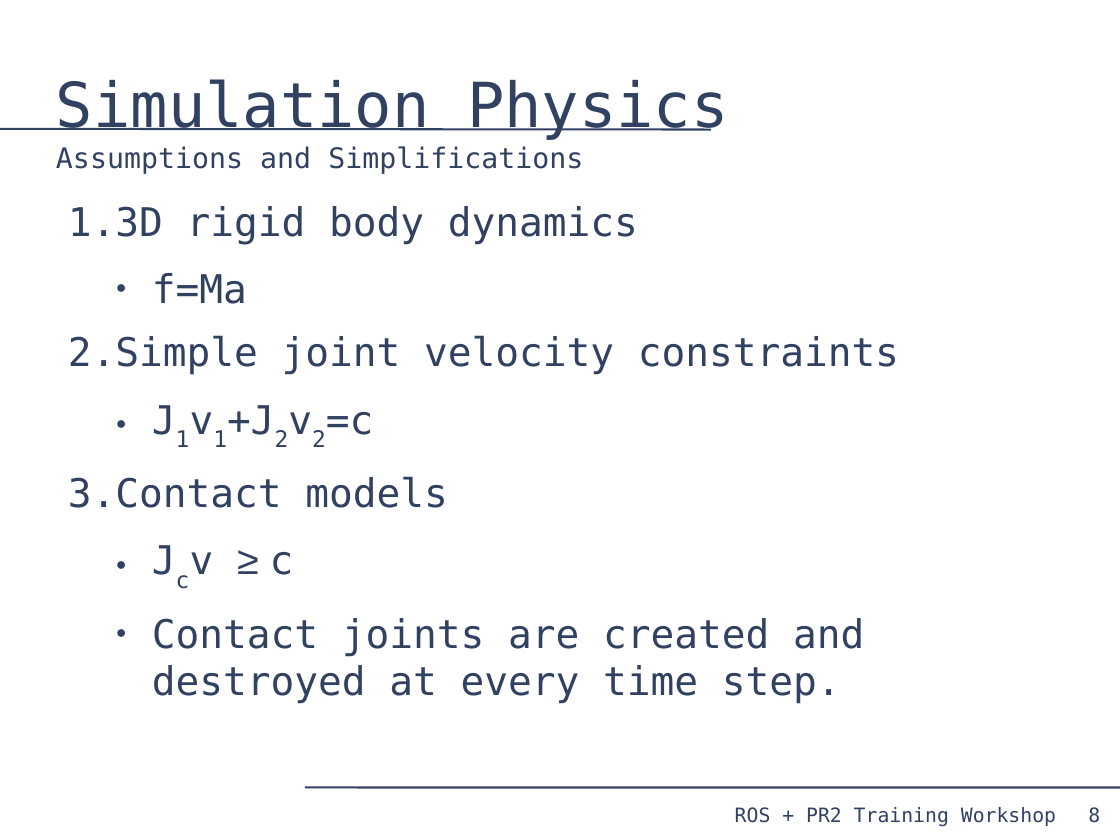
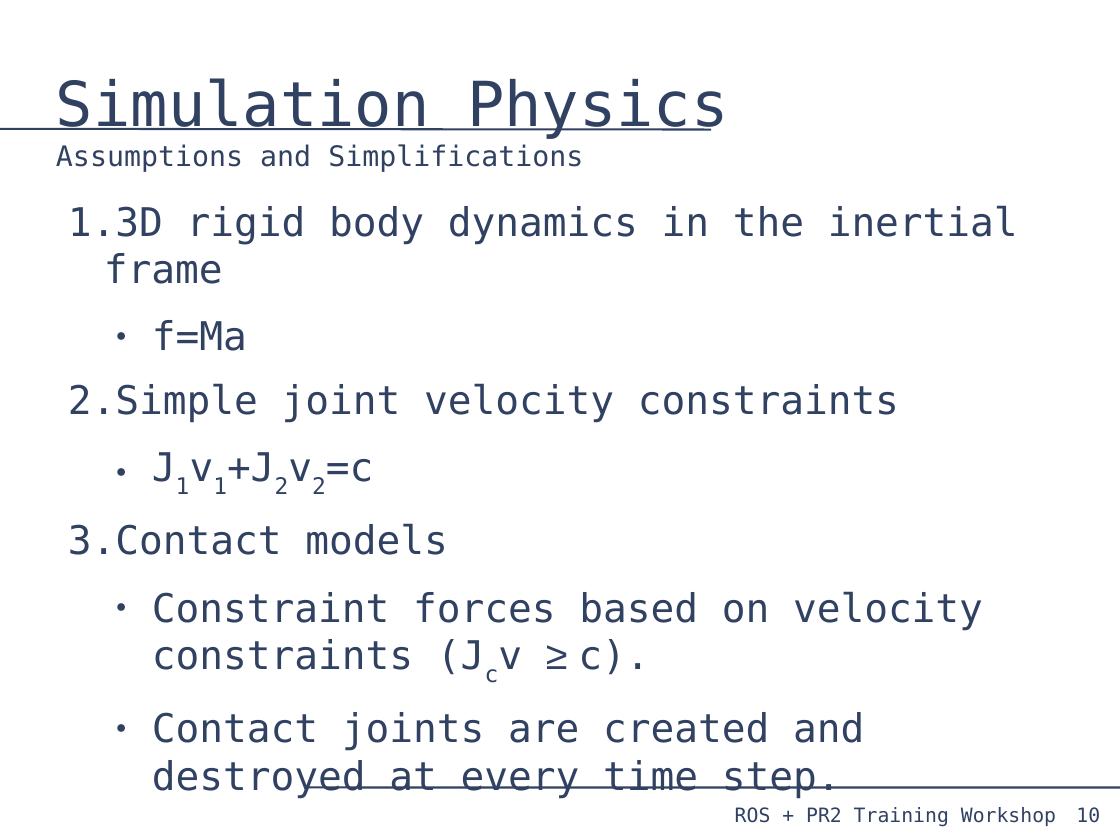
Before and after one commit to PR2/pr2_docs, a slide deck: slide 10 of pr2_training_workshop/simulation/simulation_training_workshop.odp (slide 8 before the commit). Drawn at 1120x840 pixels with LibreOffice and Linux fonts; fonts in the diff are those of the drawing. Boxes give left, top, right and bottom in pixels: in the first picture for what was removed or moved away, otherwise in the second. Text is boxed around its words. In the diff, an @@ line names an element or a change of style, - is before the commit and + after.

```diff
--- a/pr2_training_workshop/simulation/simulation_training_workshop.odp
+++ b/pr2_training_workshop/simulation/simulation_training_workshop.odp
@@ text at bbox=[68, 205, 1018, 284]: text changed @@
-1. 3D rigid body dynamics
+1. 3D rigid body dynamics in the inertial frame
@@ text at bbox=[152, 591, 983, 675]: text changed @@
-  ● Jcv ≥ c
+  ● Constraint forces based on velocity constraints (Jcv ≥ c).
@@ page number at bbox=[1076, 807, 1100, 823]: text changed @@
-8
+10
```
Also in this commit, not shown: 17 other slides changed, 3 slides added.
